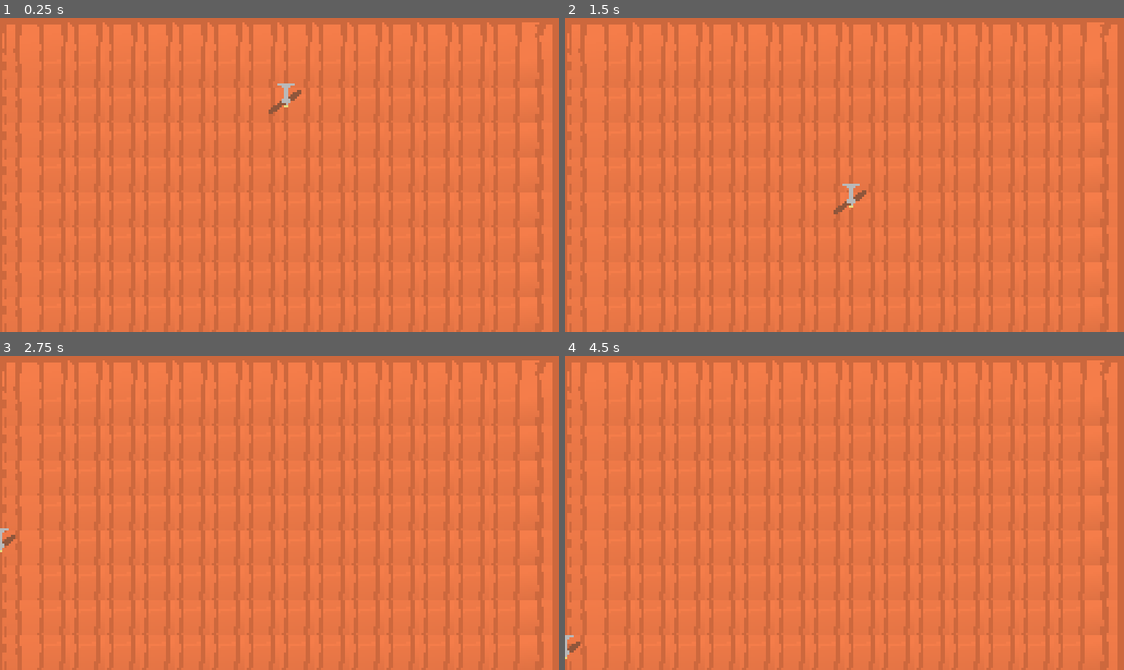
Above: before the commit, frames 1-4 (two rows, left to right).
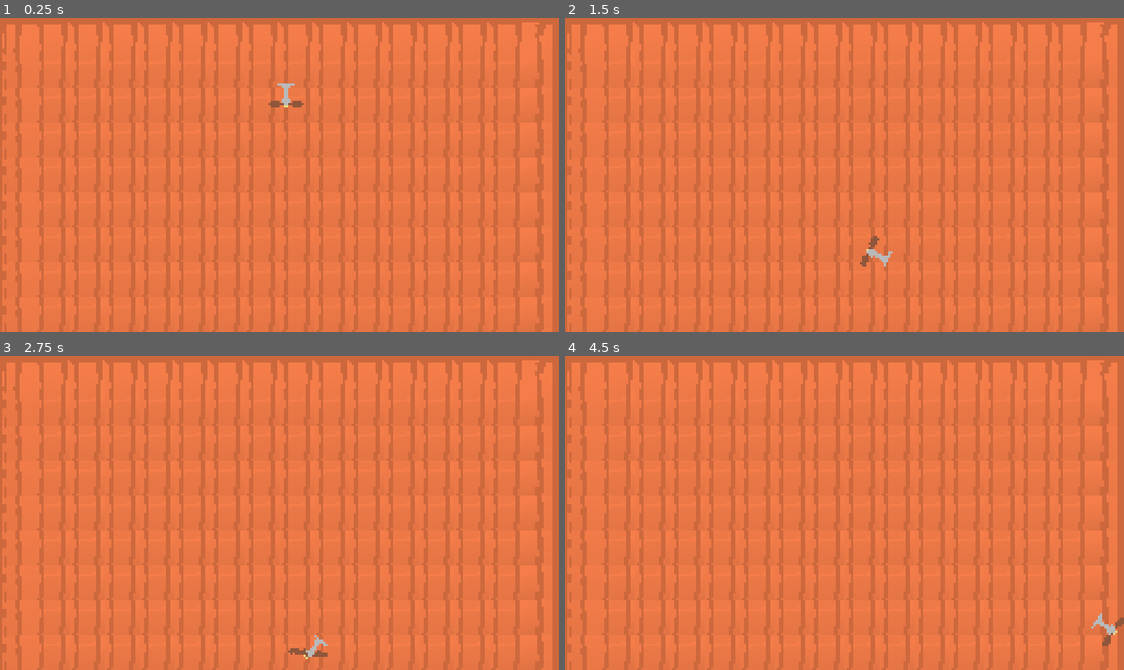
Above: after the commit, the same moments.

Repository: jreje/fan
Game: Godot game, scene res://Main.tscn
Two runs of this game, one before a commit and one after it. Both use one fixed random seed, a clock stepped at 60 frames per second and the inputs below.
Inputs:
- Up to frame 1 (0.25 s): no input
- Up to frame 2 (1.5 s): tap Enter (ui_accept) at 0.5, 0.77, 0.8, 1.07, 1.35 s; hold Space (fly) 0.53-1.28 s; hold D (tilt_right) from 0.53 s (still down)
- Up to frame 3 (2.75 s): tap Enter (ui_accept) at 1.52, 1.82, 2.3 s; tap Space (fly) at 1.55 s; release D (tilt_right) at 2.03 s; hold Left (ui_left) from 2.03 s (still down); hold Space (fly) from 2.03 s (still down)
- Up to frame 4 (4.5 s): release Left (ui_left) at 2.78 s; release Space (fly) at 2.78 s; hold D (tilt_right) 2.78-4.28 s; tap Space (fly) at 2.85, 4.35 s; tap Enter (ui_accept) at 3.02, 3.32, 3.6, 3.77, 4.07, 4.25 s; hold Left (ui_left) from 4.28 s (still down)

The runs differ from the first frame. In frame 1, 0.1% of the frame differs, in the area x 48-55%, y 22-31%; in frame 2, 0.4%, in the area x 48-59%, y 52-80%; in frame 3, 0.3%; in frame 4, 0.3%.

Commit message:
Implement Player Physics

Diff:
--- a/player/player.gd
+++ b/player/player.gd
@@ -1,33 +1,30 @@
 extends CharacterBody2D
 
-
-const SPEED = 300.0
-const FLY_VELOCITY = -100.0
+const FLY_VELOCITY = 100.0
 var screen_size
+var rotation_speed = 500.0
+var move_speed = 50.0
 
 func _ready():
 	screen_size = get_viewport_rect().size
 
-func _process(delta):
+func _physics_process(delta: float) -> void:
 	position = position.clamp(Vector2.ZERO, screen_size)
-	if Input.is_action_pressed("fly"):
-		velocity.y = FLY_VELOCITY
-
-func _physics_process(delta: float) -> void:
 	# Add the gravity.
 	if not is_on_floor():
 		velocity += get_gravity() * delta
 
-	# Handle jump.
-	#if Input.is_action_just_pressed("ui_accept") and is_on_floor():
-		#velocity.y = JUMP_VELOCITY
+	# Tilting Mechanic
+	if Input.is_action_pressed("tilt_left"):
+		global_rotation_degrees -= rotation_speed * delta;
+	if Input.is_action_pressed("tilt_right"):
+		global_rotation_degrees += rotation_speed * delta;
+	# Flying
+	if Input.is_action_pressed("fly"):
+		# TODO: Make sure if facing down, we have velocity and gravity compounded
+		velocity = Vector2(0, -100).rotated(rotation) * FLY_VELOCITY * delta
+		$AnimatedSprite2D.play("fly")
 
-	# Get the input direction and handle the movement/deceleration.
-	# As good practice, you should replace UI actions with custom gameplay actions.
-	var direction := Input.get_axis("ui_left", "ui_right")
-	if direction:
-		velocity.x = direction * SPEED
-	else:
-		velocity.x = move_toward(velocity.x, 0, SPEED)
-
+	if Input.is_action_just_released("fly"):
+		$AnimatedSprite2D.stop()
 	move_and_slide()
--- a/player/player.tscn
+++ b/player/player.tscn
@@ -38,7 +38,7 @@
 "texture": SubResource("AtlasTexture_ydsn6")
 }],
 "loop": 1,
-"name": &"default",
+"name": &"fly",
 "speed": 10.0
 }]
 
@@ -52,8 +52,7 @@
 [node name="AnimatedSprite2D" type="AnimatedSprite2D" parent="." unique_id=1390390085]
 texture_filter = 1
 sprite_frames = SubResource("SpriteFrames_scca8")
-frame = 3
-frame_progress = 0.7494397
+animation = &"fly"
 metadata/_aseprite_wizard_interface_config_ = {
 "layer_section": false,
 "pending_changes": {}
--- a/project.godot
+++ b/project.godot
@@ -48,6 +48,12 @@
 , Object(InputEventKey,"resource_local_to_scene":false,"resource_name":"","device":-1,"window_id":0,"alt_pressed":false …(186 unchanged characters)…
 ]
 }
+tilt_left={
+"deadzone": 0.2,
+"events": [Object(InputEventKey,"resource_local_to_scene":false,"resource_name":"","device":-1,"window_id":0,"alt_pressed":false,"shift_pressed":false,"ctrl_pressed":false,"meta_pressed":false,"pressed":false,"keycode":0,"physical_keycode":65,"key_label":0,"unicode":97,"location":0,"echo":false,"script":null)
+, Object(InputEventKey,"resource_local_to_scene":false,"resource_name":"","device":-1,"window_id":0,"alt_pressed":false,"shift_pressed":false,"ctrl_pressed":false,"meta_pressed":false,"pressed":false,"keycode":0,"physical_keycode":4194319,"key_label":0,"unicode":0,"location":0,"echo":false,"script":null)
+]
+}
 
 [rendering]
 
